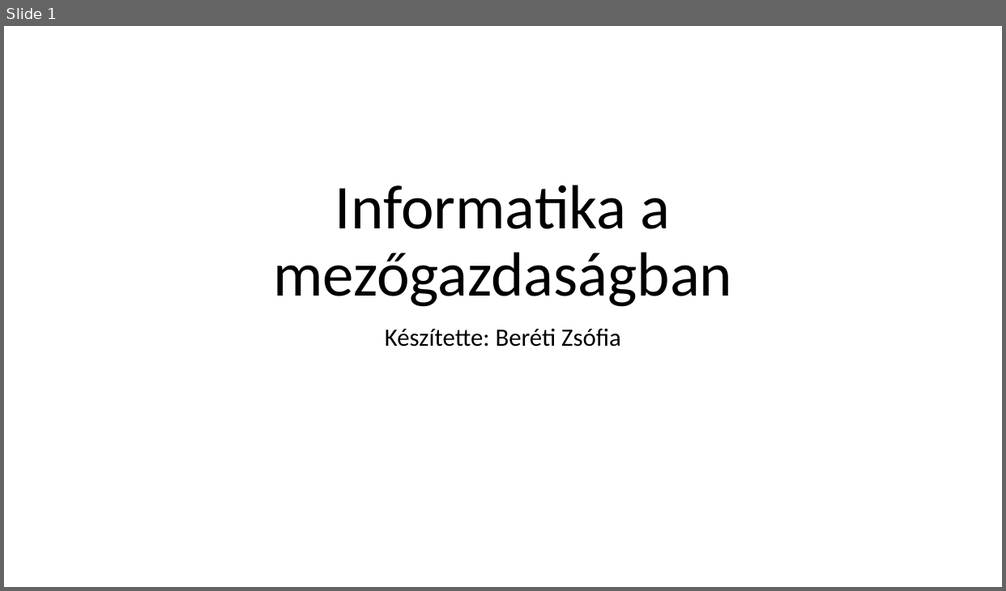
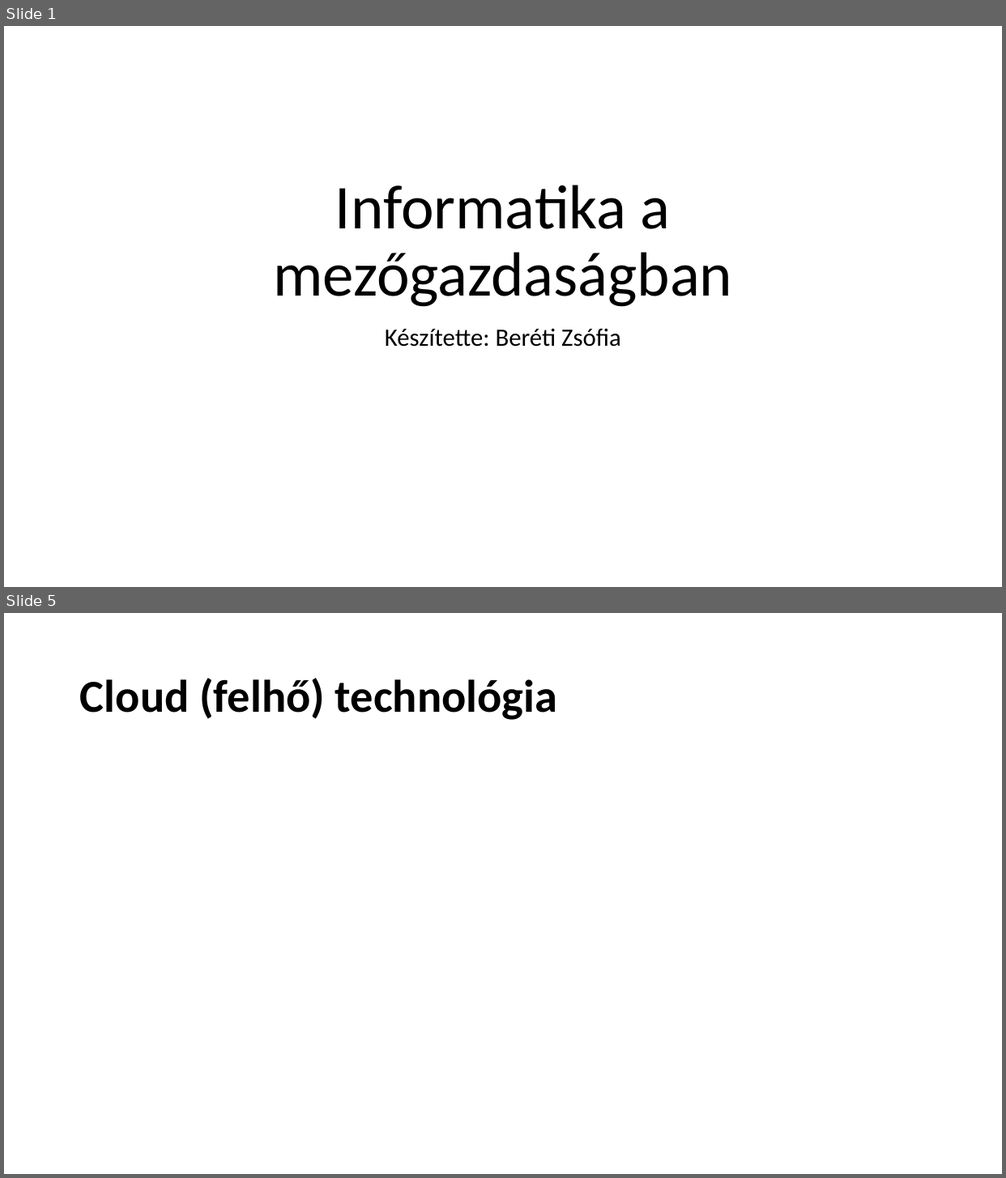
Before and after one commit to dzsofri/paprika, a slide deck: Informatika a mezőgazdaságban.pptx. Shown one above the other, each under a label of ours: slide 1 before the commit, slides 1 and 5 after it; the slides between them are not shown. The pictures are 1006x591 and 1006x1178 pixels, drawn with LibreOffice and Linux fonts; fonts in the diff are those of the drawing. Boxes give left, top, right and bottom in pixels: in the first picture for what was removed or moved away, otherwise in the second. Text is boxed around its words. In the diff, an @@ line names an element or a change of style, - is before the commit and + after.

```diff
--- a/Informatika a mezőgazdaságban.pptx
+++ b/Informatika a mezőgazdaságban.pptx
@@ slide 5 added at bbox=[4, 613, 1002, 1174], background #FFFFFF @@
@@ title added at bbox=[80, 678, 557, 720], 44 pt, text #000000, bold @@
+Cloud (felhő) technológia
```
Also in this commit, not shown: 11 other slides added.
